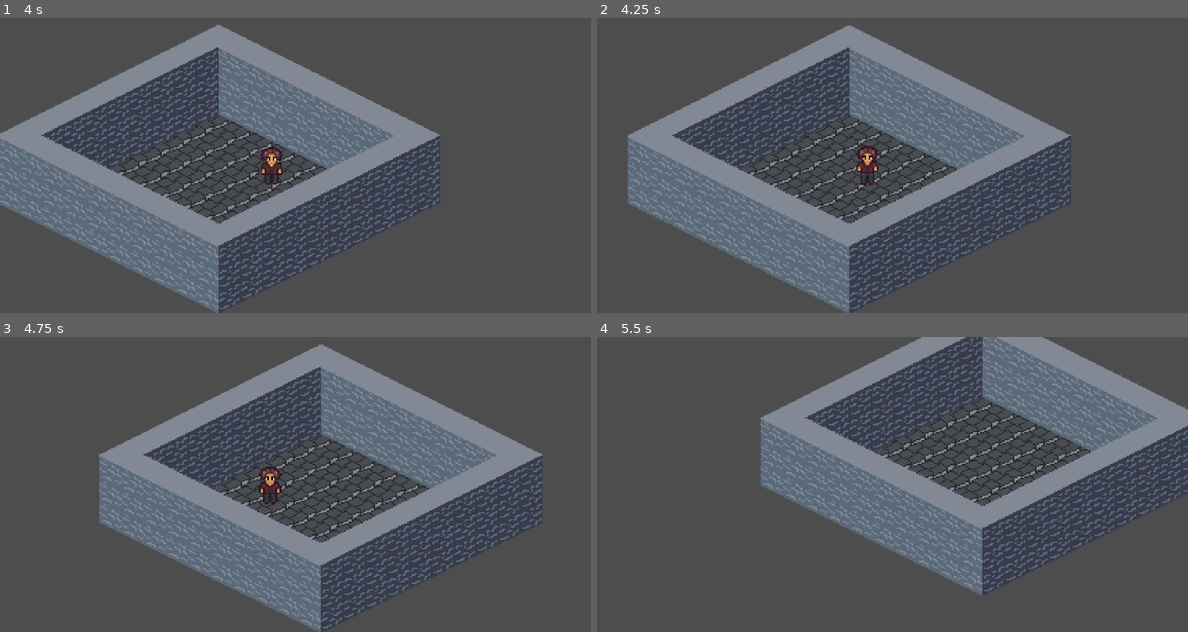
Above: before the commit, frames 1-4 (two rows, left to right).
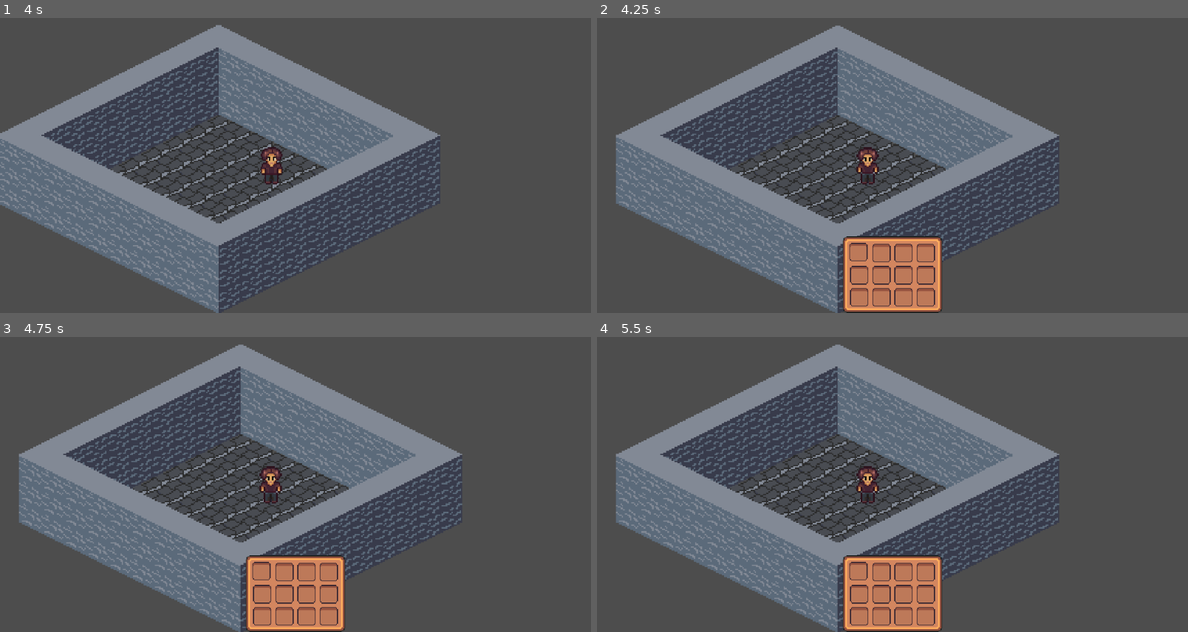
Above: after the commit, the same moments.

Repository: Lucio-Ladeira/empolium-2
Game: Godot game, scene res://scenes/empresa_empolium/empresa_empolium.tscn
The game is run twice, just before and just after one commit, with the same random seed, the same clock (stepped at 60 frames per second) and the same inputs. Before the commit the project has no main scene; this scene is started directly in both runs.
Inputs:
- Up to frame 1 (4 s): hold D (move_right) 0.53-1.28 s; hold S (move_down) 1.28-2.03 s; hold D (move_right) 2.03-2.78 s; hold W (move_up) 2.78-3.53 s; hold A (move_left) from 3.53 s (still down)
- Up to frame 2 (4.25 s): keep holding A (move_left); tap Tab (Inventario, bound only after the commit) at 4.15 s
- Up to frame 3 (4.75 s): keep holding A (move_left)
- Up to frame 4 (5.5 s): release A (move_left) at 5.03 s; hold S (move_down) from 5.03 s (still down)

Frame 1 is identical in both runs. In frame 2, 21% of the frame differs, in the area x 3-81%, y 2-100%; in frame 3, 42%; in frame 4, 52%, in the area x 3-100%, y 0-100%.

Commit message:
Inventory1

Diff:
--- a/project.godot
+++ b/project.godot
@@ -11,6 +11,7 @@
 [application]
 
 config/name="EMPOLIUM2"
+run/main_scene="uid://dpcnowfd7ly38"
 config/features=PackedStringArray("4.7", "Mobile")
 config/icon="res://icon.svg"
 
@@ -52,6 +53,11 @@
 , Object(InputEventJoypadMotion,"resource_local_to_scene":false,"resource_name":"","device":-1,"axis":1,"axis_value":1.0,"script":null)
 ]
 }
+Inventario={
+"deadzone": 0.2,
+"events": [Object(InputEventKey,"resource_local_to_scene":false,"resource_name":"","device":16,"window_id":0,"alt_pressed":false,"shift_pressed":false,"ctrl_pressed":false,"meta_pressed":false,"pressed":false,"keycode":0,"physical_keycode":4194306,"key_label":0,"unicode":0,"location":0,"echo":false,"script":null)
+]
+}
 
 [layer_names]
 
--- /dev/null
+++ b/scenes/Inventory/inventriy_gui.tscn
@@ -0,0 +1,113 @@
+[gd_scene format=3 uid="uid://dx6u5b7tmvs3r"]
+
+[ext_resource type="Texture2D" uid="uid://bwvemvdma1fa5" path="res://Imagens/Inventario/InventoryRect.png" id="1_7fkg1"]
+[ext_resource type="Script" uid="uid://peciyowbt2qc" path="res://Scripts/inventário.gd" id="1_t3eg3"]
+[ext_resource type="PackedScene" uid="uid://cj5ln4pleluls" path="res://Cenas/slotGUI.tscn" id="2_hj0v8"]
+
+[node name="Inventário" type="Control" unique_id=757588118]
+layout_mode = 3
+anchors_preset = 7
+anchor_left = 0.5
+anchor_top = 1.0
+anchor_right = 0.5
+anchor_bottom = 1.0
+offset_left = -54.0
+offset_top = -83.0
+offset_right = 54.0
+grow_horizontal = 2
+grow_vertical = 0
+script = ExtResource("1_t3eg3")
+
+[node name="Grade" type="NinePatchRect" parent="." unique_id=518388704]
+layout_mode = 0
+offset_right = 108.0
+offset_bottom = 83.0
+texture = ExtResource("1_7fkg1")
+patch_margin_left = 6
+patch_margin_top = 6
+patch_margin_right = 6
+patch_margin_bottom = 6
+
+[node name="slot" parent="Grade" unique_id=1177580710 instance=ExtResource("2_hj0v8")]
+layout_mode = 0
+offset_left = 7.0
+offset_top = 7.0
+offset_right = 7.0
+offset_bottom = 7.0
+
+[node name="slot2" parent="Grade" unique_id=1574590592 instance=ExtResource("2_hj0v8")]
+layout_mode = 0
+offset_left = 32.0
+offset_top = 8.0
+offset_right = 32.0
+offset_bottom = 8.0
+
+[node name="slot3" parent="Grade" unique_id=1639944973 instance=ExtResource("2_hj0v8")]
+layout_mode = 0
+offset_left = 56.0
+offset_top = 8.0
+offset_right = 56.0
+offset_bottom = 8.0
+
+[node name="slot4" parent="Grade" unique_id=1978147499 instance=ExtResource("2_hj0v8")]
+layout_mode = 0
+offset_left = 80.0
+offset_top = 8.0
+offset_right = 80.0
+offset_bottom = 8.0
+
+[node name="slot5" parent="Grade" unique_id=217199613 instance=ExtResource("2_hj0v8")]
+layout_mode = 0
+offset_left = 8.0
+offset_top = 32.0
+offset_right = 8.0
+offset_bottom = 32.0
+
+[node name="slot6" parent="Grade" unique_id=446869170 instance=ExtResource("2_hj0v8")]
+layout_mode = 0
+offset_left = 32.0
+offset_top = 32.0
+offset_right = 32.0
+offset_bottom = 32.0
+
+[node name="slot7" parent="Grade" unique_id=490242313 instance=ExtResource("2_hj0v8")]
+layout_mode = 0
+offset_left = 56.0
+offset_top = 32.0
+offset_right = 56.0
+offset_bottom = 32.0
+
+[node name="slot8" parent="Grade" unique_id=1201432545 instance=ExtResource("2_hj0v8")]
+layout_mode = 0
+offset_left = 80.0
+offset_top = 32.0
+offset_right = 80.0
+offset_bottom = 32.0
+
+[node name="slot9" parent="Grade" unique_id=578933565 instance=ExtResource("2_hj0v8")]
+layout_mode = 0
+offset_left = 8.0
+offset_top = 56.0
+offset_right = 8.0
+offset_bottom = 56.0
+
+[node name="slot10" parent="Grade" unique_id=1704841339 instance=ExtResource("2_hj0v8")]
+layout_mode = 0
+offset_left = 32.0
+offset_top = 56.0
+offset_right = 32.0
+offset_bottom = 56.0
+
+[node name="slot11" parent="Grade" unique_id=148440504 instance=ExtResource("2_hj0v8")]
+layout_mode = 0
+offset_left = 56.0
+offset_top = 56.0
+offset_right = 56.0
+offset_bottom = 56.0
+
+[node name="slot12" parent="Grade" unique_id=769368028 instance=ExtResource("2_hj0v8")]
+layout_mode = 0
+offset_left = 80.0
+offset_top = 56.0
+offset_right = 80.0
+offset_bottom = 56.0
--- /dev/null
+++ b/scenes/Inventory/slotGUI.tscn
@@ -0,0 +1,14 @@
+[gd_scene format=3 uid="uid://cj5ln4pleluls"]
+
+[ext_resource type="Texture2D" uid="uid://22nbflqawi3h" path="res://Imagens/Inventario/inventorySlot.png" id="1_axhg5"]
+
+[node name="slot" type="Panel" unique_id=1177580710]
+self_modulate = Color(1, 1, 1, 0)
+custom_maximum_size = Vector2(20, 20)
+offset_right = 20.0
+offset_bottom = 20.0
+
+[node name="Sprite2D" type="Sprite2D" parent="." unique_id=173744342]
+texture = ExtResource("1_axhg5")
+centered = false
+vframes = 2
--- a/scenes/empresa_empolium/empresa_empolium.tscn
+++ b/scenes/empresa_empolium/empresa_empolium.tscn
@@ -1,7 +1,9 @@
 [gd_scene format=4 uid="uid://dpcnowfd7ly38"]
 
+[ext_resource type="Script" uid="uid://c1u1ba8o7fcjx" path="res://scripts/empresa_empolium.gd" id="1_dena5"]
 [ext_resource type="Texture2D" uid="uid://cabrpgfkjnfk5" path="res://assets/General list.png" id="1_q8b2f"]
 [ext_resource type="PackedScene" uid="uid://co75pskxmrpau" path="res://scenes/plyer/player.tscn" id="2_o6gfb"]
+[ext_resource type="PackedScene" uid="uid://dx6u5b7tmvs3r" path="res://scenes/Inventory/inventriy_gui.tscn" id="4_ngc45"]
 
 [sub_resource type="TileSetAtlasSource" id="TileSetAtlasSource_o6gfb"]
 texture = ExtResource("1_q8b2f")
@@ -35,6 +37,7 @@
 [node name="EmpresaEmpolium" type="Node2D" unique_id=307392628]
 z_as_relative = false
 y_sort_enabled = true
+script = ExtResource("1_dena5")
 
 [node name="tile_ground" type="TileMapLayer" parent="." unique_id=959069859]
 tile_map_data = PackedByteArray("AAAPAP3/AAAAAAwAAAAPAP7/AAAAAAwAAAAPAP//AAAAAAwAAAAPAAAAAAAAAAwAAAAPAAEAAAAAAAwAAAAQAP …(944 unchanged characters)…
@@ -48,3 +51,11 @@
 [node name="player" parent="." unique_id=1247319694 instance=ExtResource("2_o6gfb")]
 z_index = 1
 position = Vector2(308, 138)
+
+[node name="CanvasLayer" type="CanvasLayer" parent="." unique_id=994049601]
+process_mode = 3
+
+[node name="Inventário" parent="CanvasLayer" unique_id=757588118 instance=ExtResource("4_ngc45")]
+
+[connection signal="aberto" from="CanvasLayer/Inventário" to="." method="_on_inventário_aberto"]
+[connection signal="fechado" from="CanvasLayer/Inventário" to="." method="_on_inventário_fechado"]
--- /dev/null
+++ b/scripts/empresa_empolium.gd
@@ -0,0 +1,19 @@
+extends Node2D
+
+
+# Called when the node enters the scene tree for the first time.
+func _ready() -> void:
+	pass # Replace with function body.
+
+
+# Called every frame. 'delta' is the elapsed time since the previous frame.
+func _process(delta: float) -> void:
+	pass
+
+
+func _on_inventário_aberto() -> void:
+	get_tree().paused = true
+
+
+func _on_inventário_fechado() -> void:
+	get_tree().paused = false
--- /dev/null
+++ b/scripts/inventário.gd
@@ -0,0 +1,26 @@
+extends Control
+
+signal aberto
+signal fechado
+
+var isOpen : bool = false
+
+func _ready():
+	visible = false
+
+func _input(event):
+	if event.is_action_pressed("Inventario"):
+		if isOpen:
+			close()
+		else:
+			open()
+
+func open():
+	visible = true
+	isOpen = true
+	aberto.emit()
+
+func close():
+	visible = false
+	isOpen = false
+	fechado.emit()
Binary file added: assets/Inventory/InventoryRect.png
Not shown, added: assets/Inventory/InventoryRect.png.import
Binary file added: assets/Inventory/healthbarUnder.png
Not shown, added: assets/Inventory/healthbarUnder.png.import
Binary file added: assets/Inventory/inventorySlot.png
Not shown, added: assets/Inventory/inventorySlot.png.import
Not shown, added: scripts/empresa_empolium.gd.uid
Not shown, added: scripts/inventário.gd.uid
